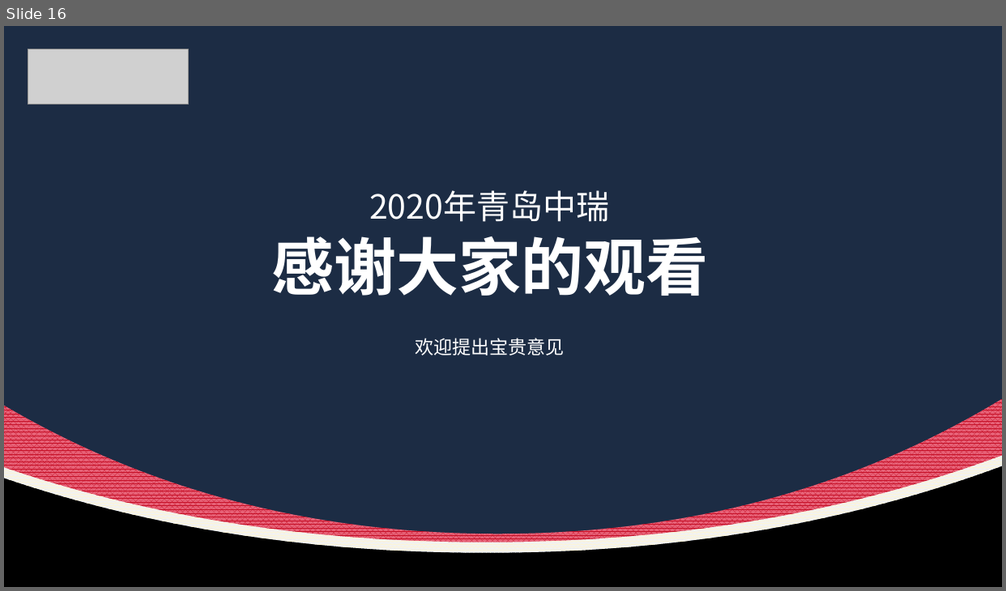
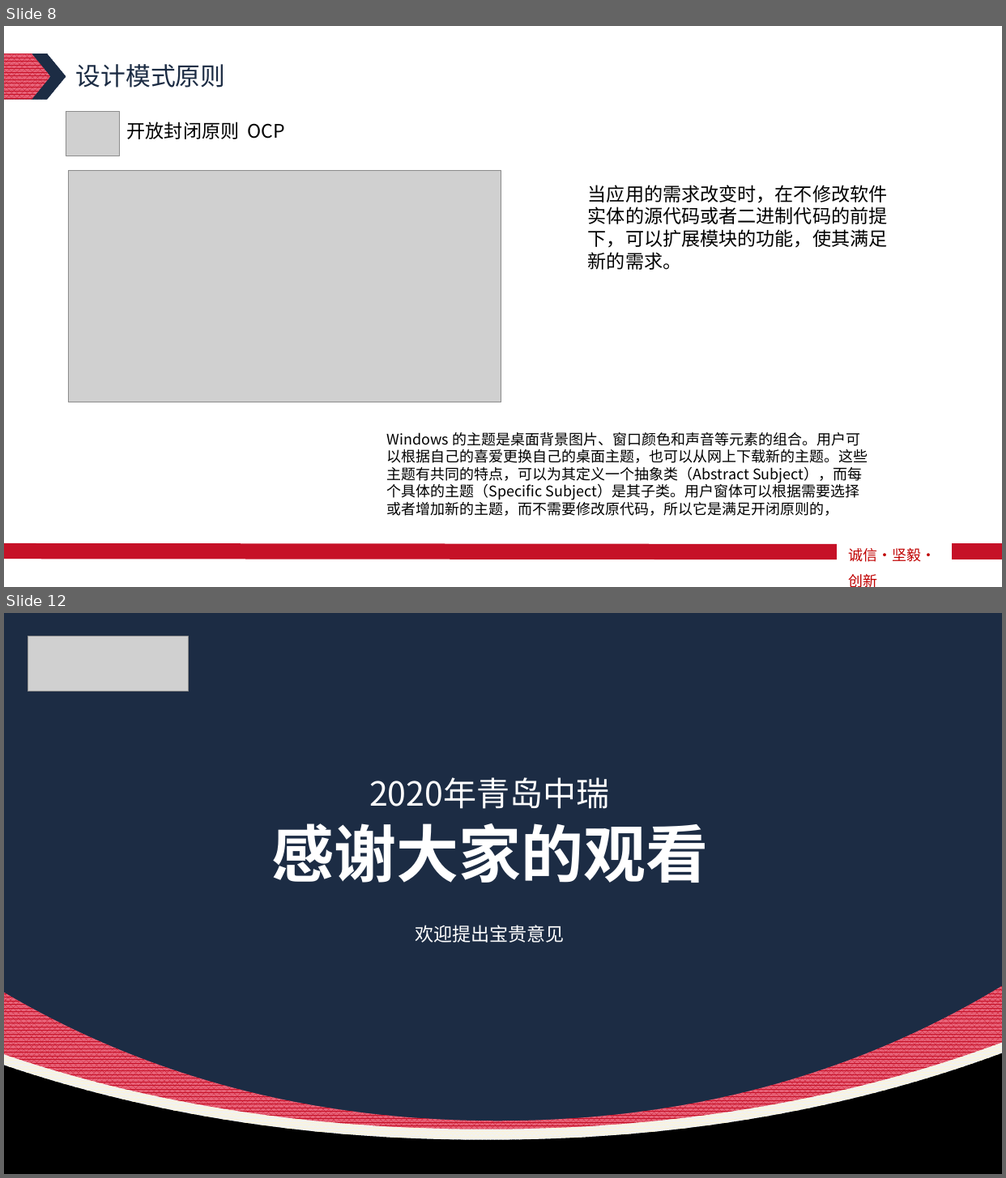
Before and after one commit to Algebrafly/algebra_demo, a slide deck: demo-api/src/main/resources/设计模式原则知识分享.pptx. Shown one above the other, each under a label of ours: slide 16 before the commit, slides 8 and 12 after it; the slides between them are not shown. The pictures are 1006x591 and 1006x1178 pixels, drawn with LibreOffice and Linux fonts; fonts in the diff are those of the drawing; grey boxes stand for pictures. Boxes give left, top, right and bottom in pixels: in the first picture for what was removed or moved away, otherwise in the second. Text is boxed around its words. In the diff, an @@ line names an element or a change of style, - is before the commit and + after.

```diff
--- a/demo-api/src/main/resources/设计模式原则知识分享.pptx
+++ b/demo-api/src/main/resources/设计模式原则知识分享.pptx
@@ slide 8 added at (4,26,1002,587), background #FFFFFF; not listed: 2 template elements that a slide beside it also shows @@
@@ freeform shape added at (4,54,66,100), fill #1C2C44 @@
@@ freeform shape added at (4,54,51,99), fill pattern #C61027 on #E76278 @@
@@ text added at (76,64,226,88), 24 pt, text #1C2C44 @@
+设计模式原则
@@ picture added at (66,111,120,156) @@
@@ text added at (127,122,285,139), 18 pt, text #000000 @@
+开放封闭原则 OCP
@@ picture added at (68,170,501,403) @@
@@ text added at (588,185,888,270), 18 pt, text #000000 @@
+当应用的需求改变时，在不修改软件实体的源代码或者二进制代码的前提下，可以扩展模块的功能，使其满足新的需求。
@@ text added at (386,433,867,516), 14 pt, text #000000 @@
+Windows 的主题是桌面背景图片、窗口颜色和声音等元素的组合。用户可以根据自己的喜爱更换自己的桌面主题，也可以从网上下载新的主题。这些主题有共同的特点，可以为其定义一个抽象类（Abstract Subject），而每个具体的主题（Specific Subject）是其子类。用户窗体可以根据需要选择或者增加新的主题，而不需要修改原代码，所以它是满足开闭原则的，
@@ line added from (837, 552) to (4, 552), #C61127 15 pt @@
@@ text added at (849,548,936,587), 14 pt, text #C00000 @@
+诚信·坚毅·创新
@@ line added from (1002, 552) to (953, 552), #C61127 15 pt @@
@@ what was slide 16 is now slide 12 @@
```
Also in this commit, not shown: 2 slides changed, 8 other slides added, 13 slides removed, 1 other file.
